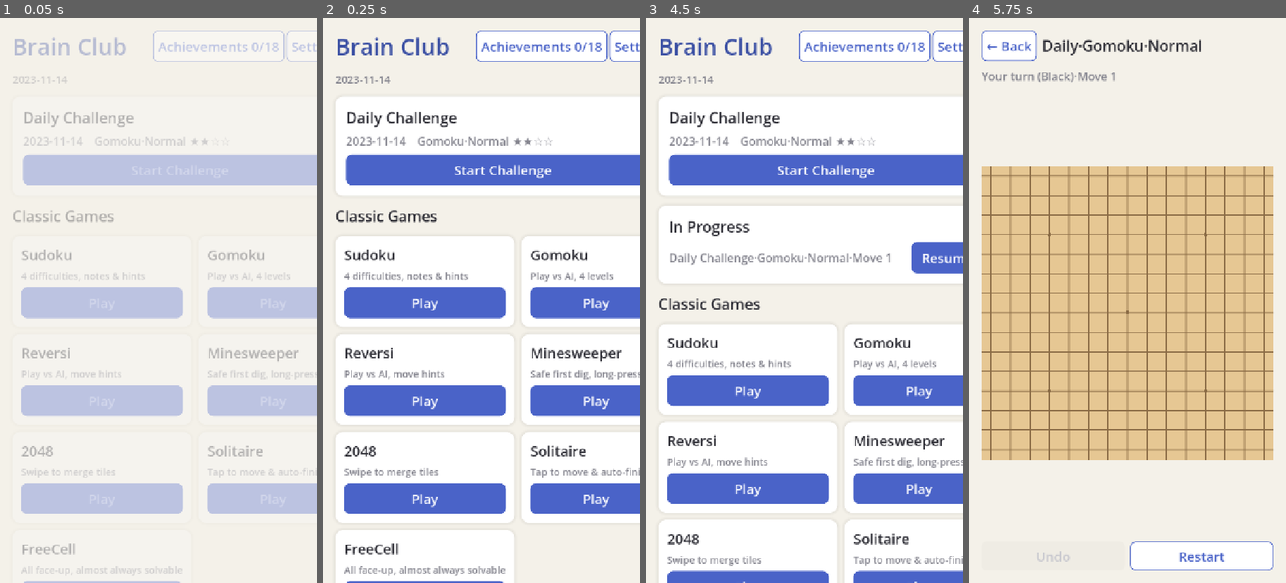
Above: before the commit, frames 1-4 (left to right).
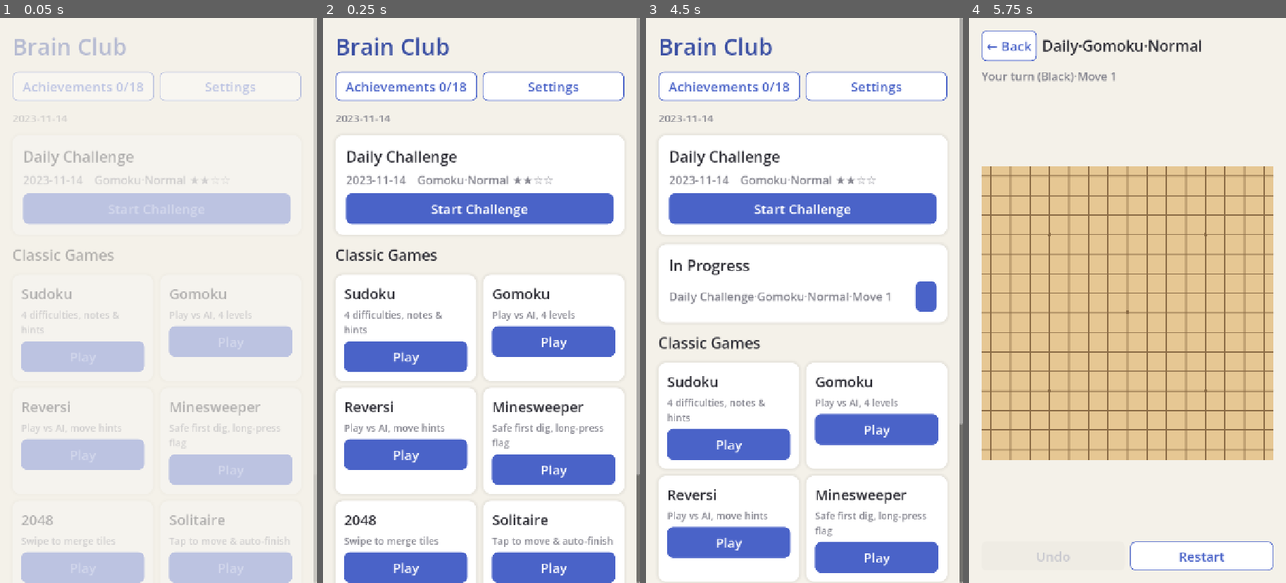
Above: after the commit, the same moments.

Repository: bny0829/BrainTraining
Game: Godot game, scene res://scenes/main.tscn
Same seed, same stepped clock (60 frames per second), same inputs: the game is played once before the commit and once after it.
Inputs:
- Up to frame 1 (0.05 s): no input
- Up to frame 2 (0.25 s): no input
- Up to frame 3 (4.5 s): click "Start Challenge" at 0.5 s; click "Restart" at 1.25 s; click "Restart" at 2 s; click "Restart" at 2.75 s; click "Restart" at 3.5 s; click "← Back" at 4.25 s
- Up to frame 4 (5.75 s): click "Start Challenge" at 5 s

The runs differ from the first frame. In frame 1, 40% of the frame differs, in the area x 4-100%, y 0-100%; in frame 2, 48%; in frame 3, 43%; in frame 4, nothing differs.

Commit message:
fix: 修正英文介面文字溢出螢幕（首頁卡片換行、標題列改兩行、對話框按鈕截斷）
- 首頁：標題與成就/設定按鈕分成兩行、遊戲卡片說明文字自動換行，
  修正 GridContainer 欄寬被過長英文說明撐爆導致整排卡片溢出螢幕
- 成就頁、設定頁：說明文字加上自動換行
- OverlayDialog：按鈕文字加 clip_text，避免長英文選項撐寬整個彈窗
- autotest 新增成就頁截圖，強化英文模式視覺回歸覆蓋

Co-Authored-By: Claude Fable 5 <noreply@anthropic.com>

Diff:
--- a/scripts/achievement_screen.gd
+++ b/scripts/achievement_screen.gd
@@ -68,12 +68,16 @@
 	name_label.text = tr(String(def["name"]))
 	name_label.add_theme_font_size_override("font_size", 30)
 	name_label.add_theme_color_override("font_color", AppTheme.PRIMARY_DARK if done else AppTheme.TEXT_MUTED)
+	name_label.autowrap_mode = TextServer.AUTOWRAP_WORD_SMART
+	name_label.custom_minimum_size = Vector2(1, 0)
 	inner.add_child(name_label)
 
 	var desc := Label.new()
 	desc.text = tr(String(def["desc"]))
 	desc.add_theme_font_size_override("font_size", 22)
 	desc.add_theme_color_override("font_color", AppTheme.TEXT_MUTED)
+	desc.autowrap_mode = TextServer.AUTOWRAP_WORD_SMART
+	desc.custom_minimum_size = Vector2(1, 0)
 	inner.add_child(desc)
 
 	var status := Label.new()
--- a/scripts/home_screen.gd
+++ b/scripts/home_screen.gd
@@ -65,24 +65,29 @@
 
 
 func _build_header(col: VBoxContainer) -> void:
-	var row := HBoxContainer.new()
-	col.add_child(row)
+	# 標題獨立一行；成就／設定另起一行並可各自截斷省略號，
+	# 避免英文翻譯較長時把按鈕擠出螢幕外（曾在 0.8.1 實測發生）。
 	var title := Label.new()
 	title.text = "Brain Club"
 	title.add_theme_font_size_override("font_size", 52)
 	title.add_theme_color_override("font_color", AppTheme.PRIMARY_DARK)
-	row.add_child(title)
-	var spacer := Control.new()
-	spacer.size_flags_horizontal = Control.SIZE_EXPAND_FILL
-	row.add_child(spacer)
+	col.add_child(title)
+
+	var row := HBoxContainer.new()
+	row.add_theme_constant_override("separation", 12)
+	col.add_child(row)
 	var ach := Button.new()
 	ach.text = tr("成就 %d/%d") % [Achievements.unlocked_count(), Achievements.total_count()]
 	AppTheme.style_secondary(ach)
+	ach.clip_text = true
+	ach.size_flags_horizontal = Control.SIZE_EXPAND_FILL
 	ach.pressed.connect(func() -> void: Main.instance.open_achievements())
 	row.add_child(ach)
 	var settings := Button.new()
 	settings.text = "設定"
 	AppTheme.style_secondary(settings)
+	settings.clip_text = true
+	settings.size_flags_horizontal = Control.SIZE_EXPAND_FILL
 	settings.pressed.connect(func() -> void: Main.instance.open_settings())
 	row.add_child(settings)
 
@@ -91,6 +96,7 @@
 	subtitle.text = Daily.today_id() + ("　" + tr("連續挑戰 %d 天") % streak if streak > 0 else "")
 	subtitle.add_theme_color_override("font_color", AppTheme.TEXT_MUTED)
 	subtitle.add_theme_font_size_override("font_size", 24)
+	subtitle.autowrap_mode = TextServer.AUTOWRAP_WORD_SMART
 	col.add_child(subtitle)
 
 
@@ -109,6 +115,8 @@
 		_difficulty_label(String(ch["game"]), int(ch["difficulty"])),
 	]
 	desc.add_theme_color_override("font_color", AppTheme.TEXT_MUTED)
+	desc.autowrap_mode = TextServer.AUTOWRAP_WORD_SMART
+	desc.custom_minimum_size = Vector2(1, 0)
 	inner.add_child(desc)
 
 	if Daily.is_completed_today():
@@ -179,10 +187,13 @@
 			]
 		desc.add_theme_color_override("font_color", AppTheme.TEXT_MUTED)
 		desc.size_flags_horizontal = Control.SIZE_EXPAND_FILL
+		desc.autowrap_mode = TextServer.AUTOWRAP_WORD_SMART
+		desc.custom_minimum_size = Vector2(1, 0)
 		row.add_child(desc)
 
 		var btn := Button.new()
 		btn.text = "繼續"
+		btn.clip_text = true
 		btn.pressed.connect(_resume_game.bind(game))
 		row.add_child(btn)
 
@@ -260,15 +271,21 @@
 	var head := Label.new()
 	head.text = game_name
 	head.add_theme_font_size_override("font_size", 32)
+	head.autowrap_mode = TextServer.AUTOWRAP_WORD_SMART
 	inner.add_child(head)
 
+	# 說明文字一定要能換行：英文翻譯通常比中文長很多，若不換行會撐大
+	# GridContainer 的欄寬，導致整排卡片一起被推出螢幕外（0.8.1 實測發生過）。
 	var desc := Label.new()
 	desc.text = desc_text
 	desc.add_theme_font_size_override("font_size", 22)
 	desc.add_theme_color_override("font_color", AppTheme.TEXT_MUTED)
+	desc.autowrap_mode = TextServer.AUTOWRAP_WORD_SMART
+	desc.custom_minimum_size = Vector2(1, 0)
 	inner.add_child(desc)
 
 	var btn := Button.new()
+	btn.clip_text = true
 	if on_start.is_valid():
 		btn.text = "開始"
 		btn.pressed.connect(on_start)
@@ -430,6 +447,8 @@
 	var body := Label.new()
 	body.text = text
 	body.add_theme_color_override("font_color", AppTheme.TEXT_MUTED)
+	body.autowrap_mode = TextServer.AUTOWRAP_WORD_SMART
+	body.custom_minimum_size = Vector2(1, 0)
 	inner.add_child(body)
 
 
--- a/scripts/settings_screen.gd
+++ b/scripts/settings_screen.gd
@@ -85,6 +85,8 @@
 	hint.text = "戰績、成就與連續天數將全部清除，無法復原"
 	hint.add_theme_font_size_override("font_size", 20)
 	hint.add_theme_color_override("font_color", AppTheme.TEXT_MUTED)
+	hint.autowrap_mode = TextServer.AUTOWRAP_WORD_SMART
+	hint.custom_minimum_size = Vector2(1, 0)
 	data_card.add_child(hint)
 
 	# 版本
--- a/scripts/ui/overlay_dialog.gd
+++ b/scripts/ui/overlay_dialog.gd
@@ -44,6 +44,8 @@
 	for b in buttons:
 		var btn := Button.new()
 		btn.text = String(b.get("text", ""))
+		# 截斷過長文字：避免英文翻譯（例如踩地雷難度選項）把整個彈窗撐寬到超出螢幕
+		btn.clip_text = true
 		if bool(b.get("secondary", false)):
 			AppTheme.style_secondary(btn)
 		var action: Variant = b.get("action")
--- a/tests/autotest.gd
+++ b/tests/autotest.gd
@@ -174,6 +174,7 @@
 	await tree.process_frame
 	_check(main.current_screen() is AchievementScreen, "成就畫面未建立")
 	_check(Achievements.unlocked_count() >= 1, "成就計數錯誤")
+	await _shot("achievements.png")
 	print("[autotest] 成就 OK")
 
 	# ---- 每日挑戰設定 ----
